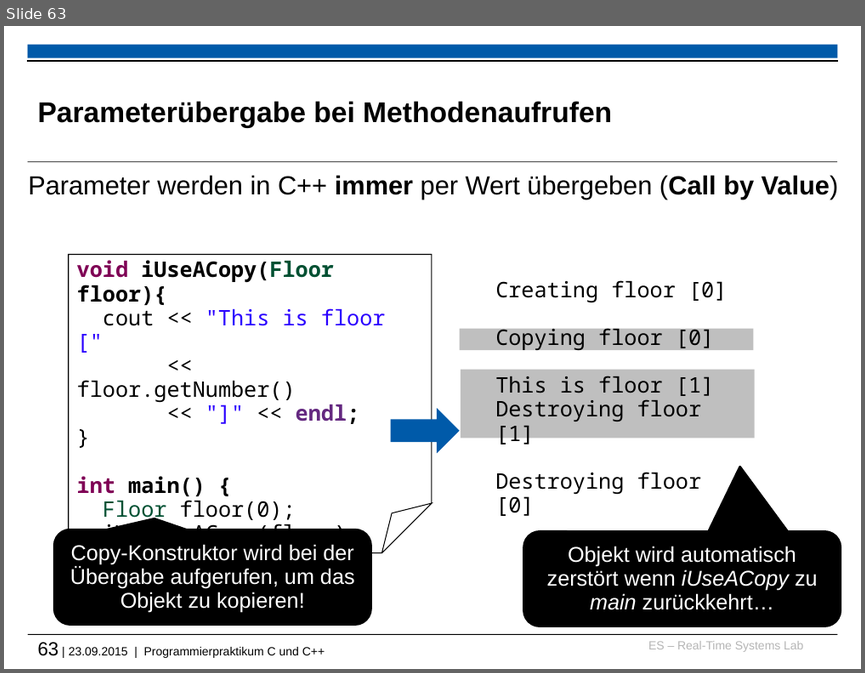
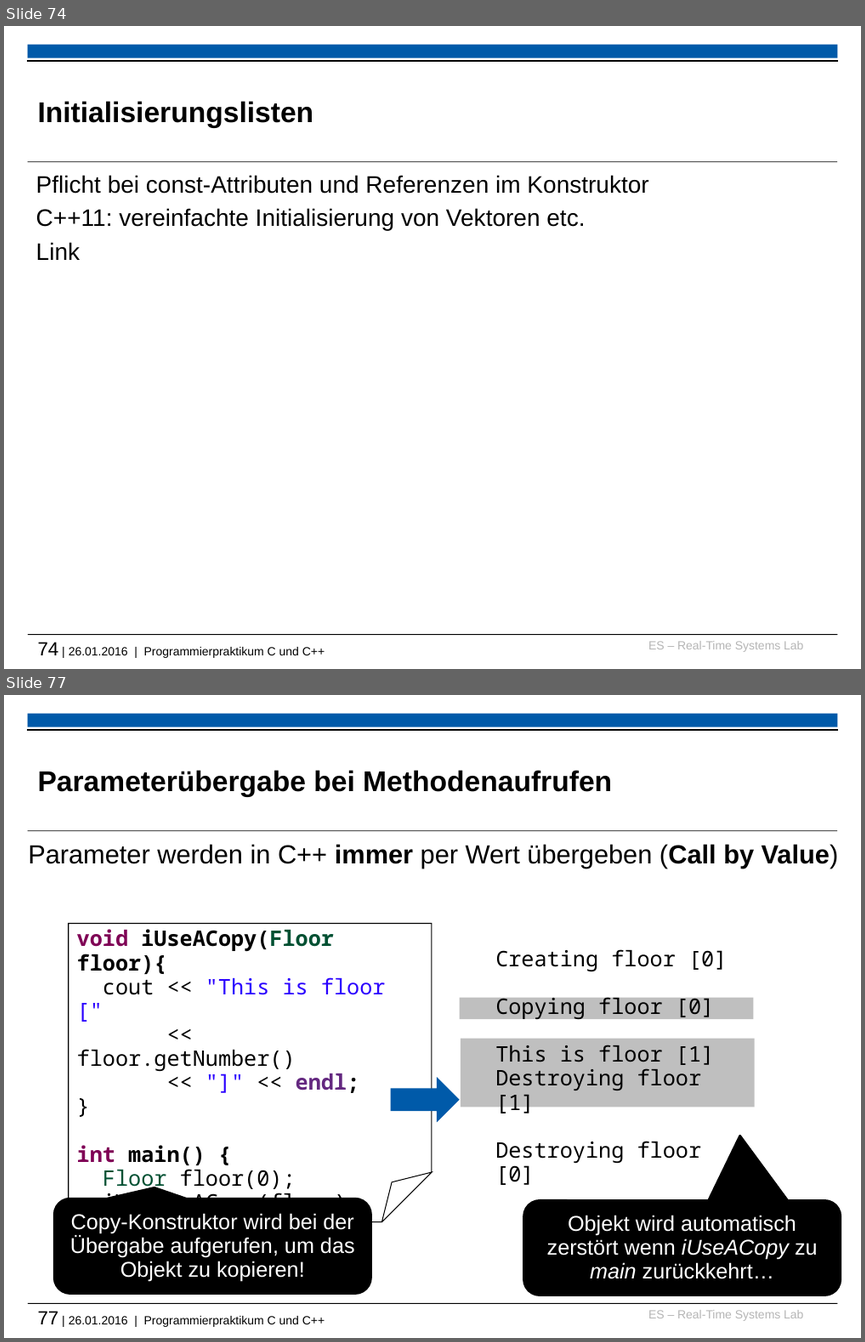
Before and after one commit to h82k/tud-cppp, a slide deck: cppp_lecture.pptx. Shown one above the other, each under a label of ours: slide 63 before the commit, slides 74 and 77 after it; the slides between them are not shown. The pictures are 865x673 and 865x1342 pixels, drawn with LibreOffice and Linux fonts; fonts in the diff are those of the drawing; background and template pictures are left out. Boxes give left, top, right and bottom in pixels: in the first picture for what was removed or moved away, otherwise in the second. Text is boxed around its words. In the diff, an @@ line names an element or a change of style, - is before the commit and + after.

```diff
--- a/cppp_lecture.pptx
+++ b/cppp_lecture.pptx
@@ slide 74 added at [4, 26, 861, 669], background #FFFFFF; not listed: 6 template elements that a slide beside it also shows @@
@@ title added at [38, 101, 314, 128], 24 pt, text #000000, bold @@
+Initialisierungslisten
@@ text added at [36, 175, 648, 260], 20 pt, text #000000 @@
+Pflicht bei const-Attributen und Referenzen im Konstruktor
+C++11: vereinfachte Initialisierung von Vektoren etc.
+Link
@@ what was slide 63 is now slide 77 @@
@@ text at [38, 1310, 324, 1327]: text changed @@
-63 | 23.09.2015 | Programmierpraktikum C und C++
+77 | 26.01.2016 | Programmierpraktikum C und C++
```
Also in this commit, not shown: 6 slides changed, 16 other slides added, 1 other file.
